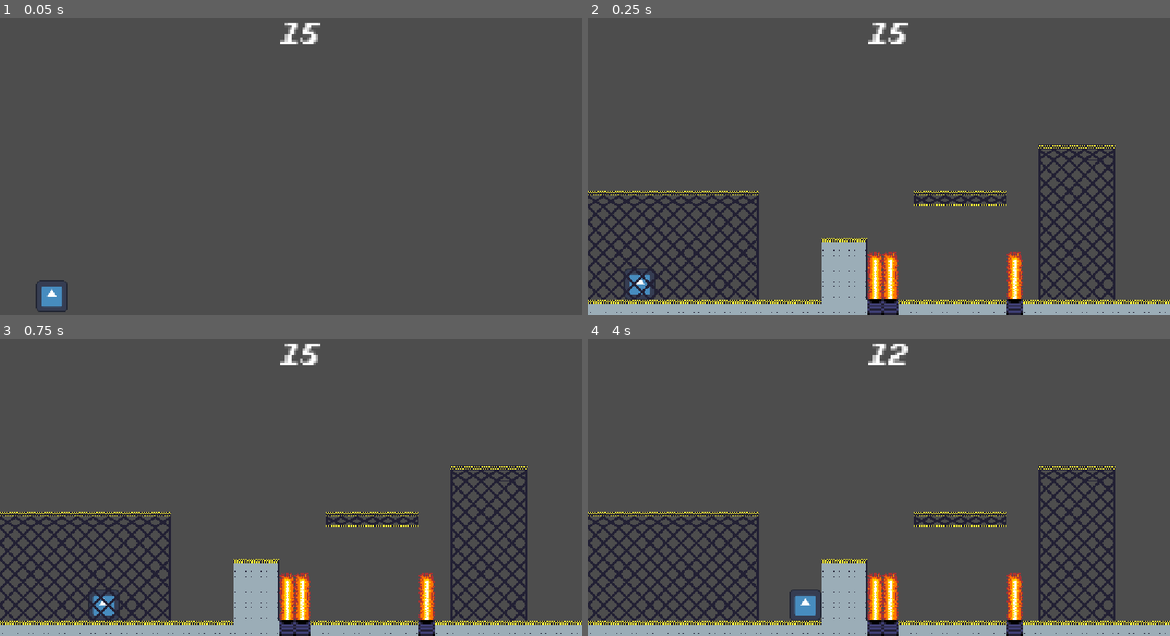
Above: before the commit, frames 1-4 (two rows, left to right).
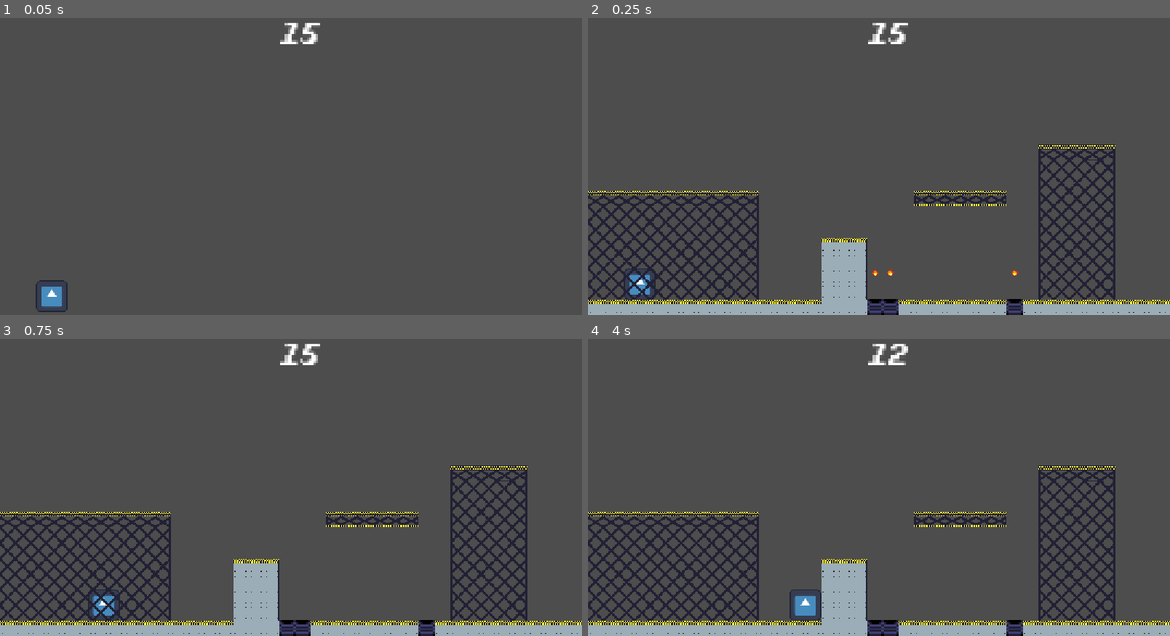
Above: after the commit, the same moments.

Repository: Gamnraa/GMTK2026
Game: Godot game, scene res://MainScene.tscn
Two runs of this game, one before a commit and one after it. Both use one fixed random seed, a clock stepped at 60 frames per second and the inputs below. The engine's default icon, where the game draws it, is replaced by a stand-in: a white triangle on a blue panel in a dark square.
Inputs:
- Up to frame 1 (0.05 s): no input
- Up to frame 2 (0.25 s): no input
- Up to frame 3 (0.75 s): tap Enter (ui_accept) at 0.5 s; hold D (right) from 0.53 s (still down); hold S (ground_pound) from 0.53 s (still down)
- Up to frame 4 (4 s): tap Space (jump) at 0.77, 1.52, 3.02, 3.77 s; release S (ground_pound) at 1.28 s; tap S (ground_pound) at 1.35, 2.85 s; release D (right) at 2.03 s; hold A (left) 2.03-2.78 s; hold S (ground_pound) 2.03-2.78 s; hold D (right) from 2.78 s (still down); hold S (ground_pound) from 3.53 s (still down)

Frame 1 is identical in both runs. In frame 2, 1.2% of the frame differs, in the area x 48-75%, y 78-98%; in frame 3, 1.2%; in frame 4, 1.2%.
Error before the commit: Invalid call. Nonexistent function 'create_time' in base 'SceneTree'. (res://Scripts/Firetrap.gd:5)

Commit message:
Update Firetrap.gd

Diff:
--- a/gmtk-2026/Scripts/Firetrap.gd
+++ b/gmtk-2026/Scripts/Firetrap.gd
@@ -2,5 +2,5 @@
 @export var delay = 0
 
 func _ready() -> void:
-	await get_tree().create_time(delay).timeout
+	await get_tree().create_timer(delay).timeout
 	_on_cooldown_timeout()
